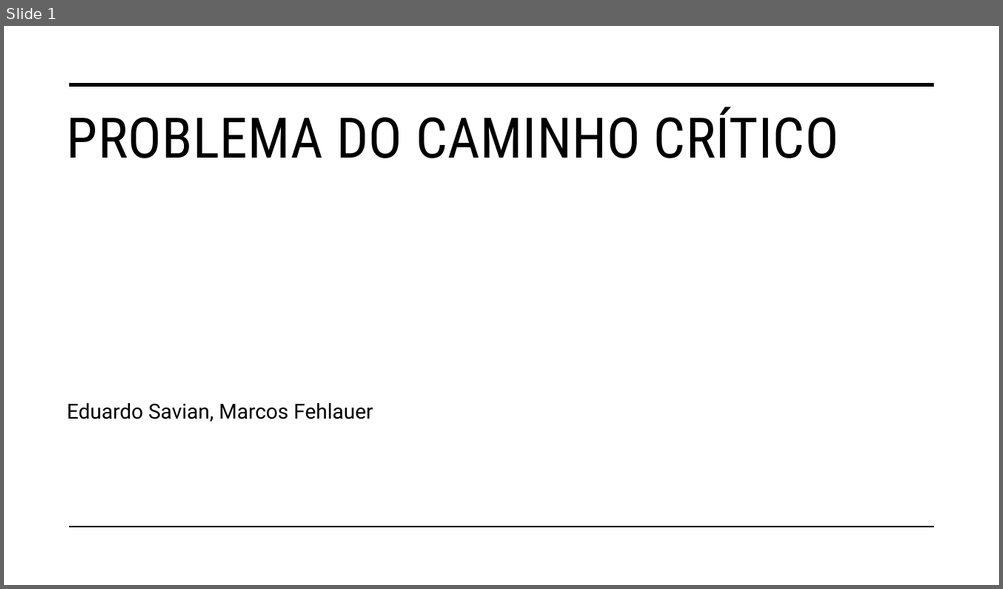
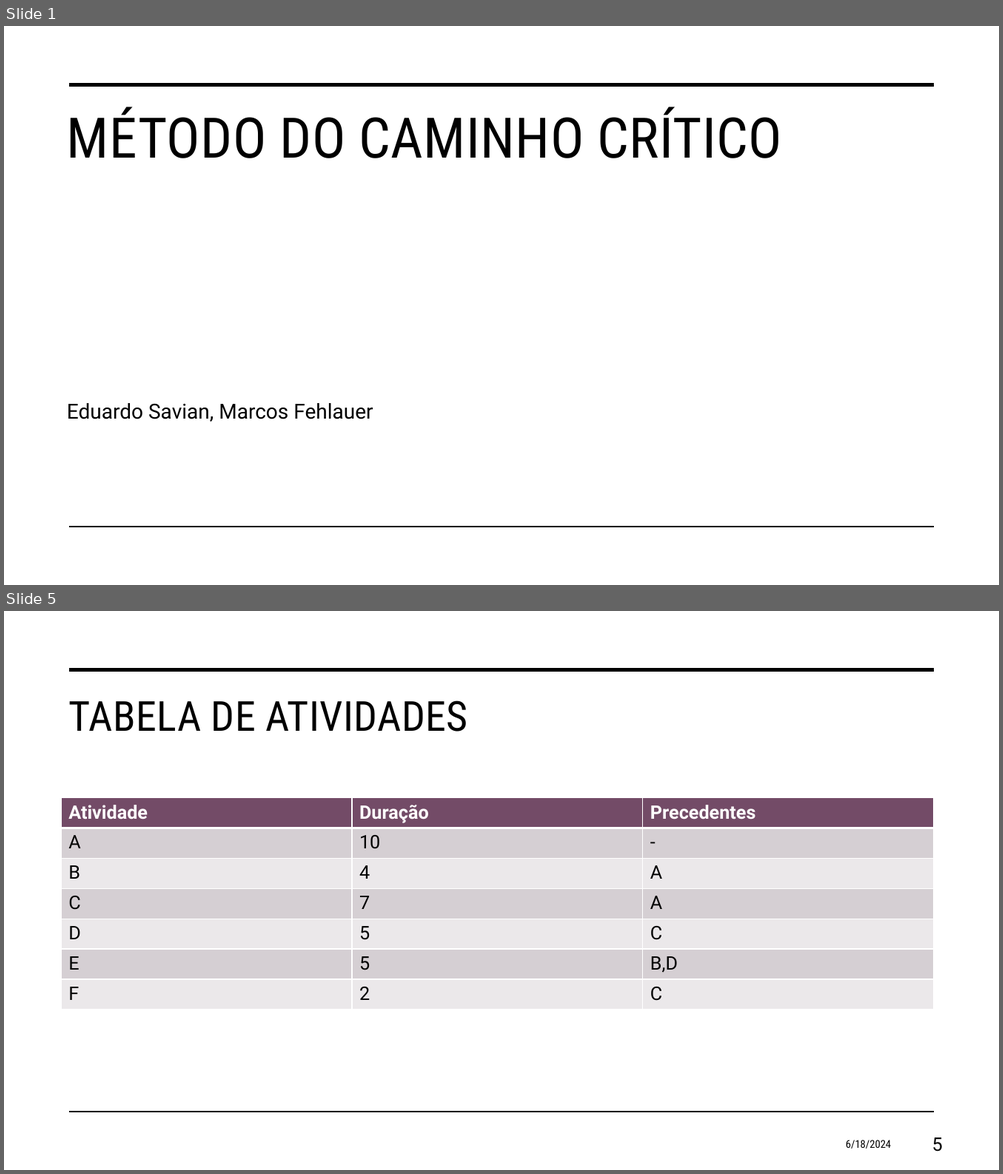
Before and after one commit to eduardosavian/critical-path, a slide deck: Presentation.pptx. Shown one above the other, each under a label of ours: slide 1 before the commit, slides 1 and 5 after it; the slides between them are not shown. The pictures are 1003x589 and 1003x1174 pixels, drawn with LibreOffice and Linux fonts; fonts in the diff are those of the drawing. Boxes give left, top, right and bottom in pixels: in the first picture for what was removed or moved away, otherwise in the second. Text is boxed around its words. In the diff, an @@ line names an element or a change of style, - is before the commit and + after.

```diff
--- a/Presentation.pptx
+++ b/Presentation.pptx
@@ slide 5 added at (x1=4, y1=611, x2=999, y2=1170), background #FFFFFF; not listed: 2 template elements that a slide beside it also shows @@
@@ title added at (x1=68, y1=701, x2=468, y2=732), 40 pt, text #000000 @@
+TABELA DE ATIVIDADES
@@ table added at (x1=62, y1=798, x2=934, y2=1010), 7 rows, 3 columns @@
+Atividade | Duração | Precedentes
+A | 10 | -
+B | 4 | A
+C | 7 | A
+D | 5 | C
+E | 5 | B,D
+F | 2 | C
@@ text added at (x1=845, y1=1140, x2=891, y2=1149), 10.5 pt, text #000000 @@
+6/18/2024
@@ page number added at (x1=932, y1=1138, x2=942, y2=1152), 18 pt, text #000000 @@
+5
@@ slide 1 changed as well @@
@@ title at (x1=67, y1=107, x2=782, y2=158): text changed @@
-PROBLEMA DO CAMINHO CRÍTICO
+MÉTODO DO CAMINHO CRÍTICO
```
Also in this commit, not shown: 5 other slides changed, 2 other slides added, 2 other files.
